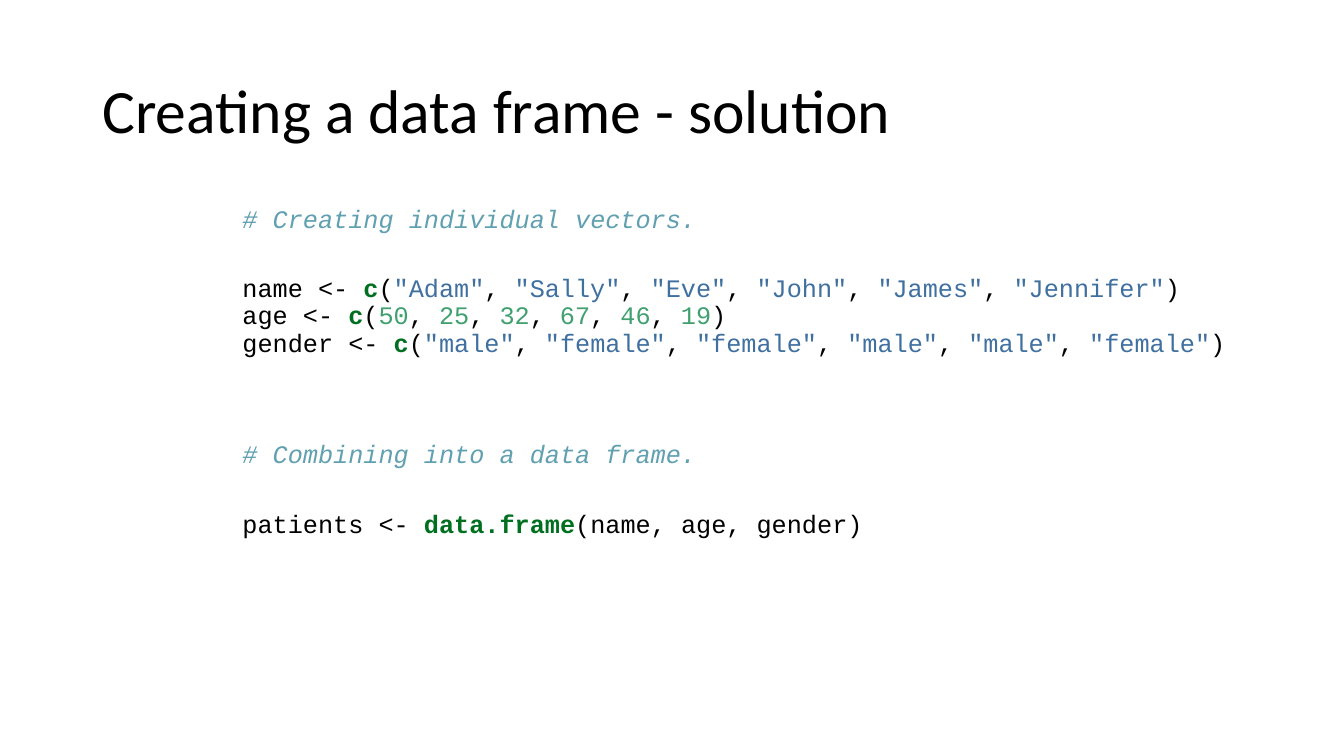
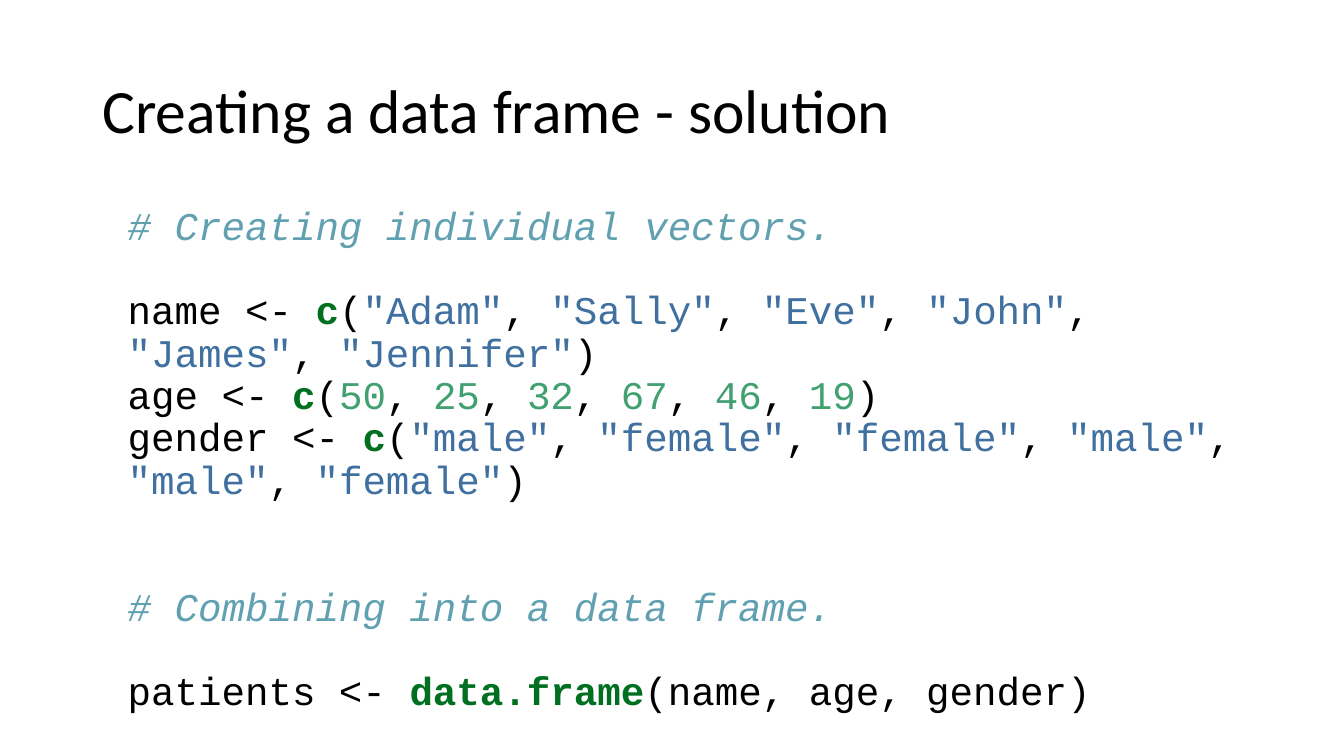
Before and after one commit to ClinicianCoders/ClinicianCoders, a slide deck: slide 31 of Workshops/Workshop1.pptx. Drawn at 1344x756 pixels with LibreOffice and Linux fonts; fonts in the diff are those of the drawing. Boxes give left, top, right and bottom in pixels: in the first picture for what was removed or moved away, otherwise in the second. Text is boxed around its words. In the diff, an @@ line names an element or a change of style, - is before the commit and + after.

```diff
--- a/Workshops/Workshop1.pptx
+++ b/Workshops/Workshop1.pptx
@@ text "# Creating individual vectors. name ..." at box(128, 212, 1231, 713): size 18 to 28 pt; indent changed @@
```
Also in this commit, not shown: 26 other slides changed, 8 other files.
